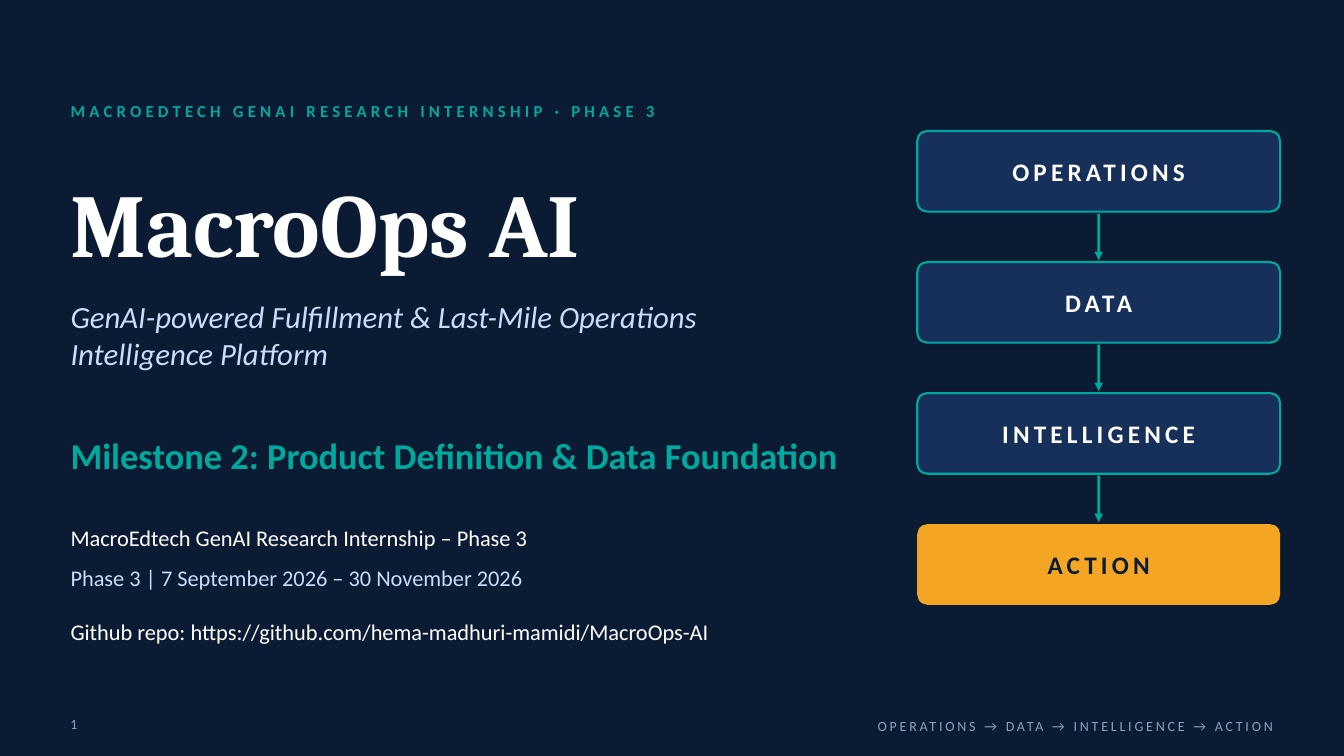
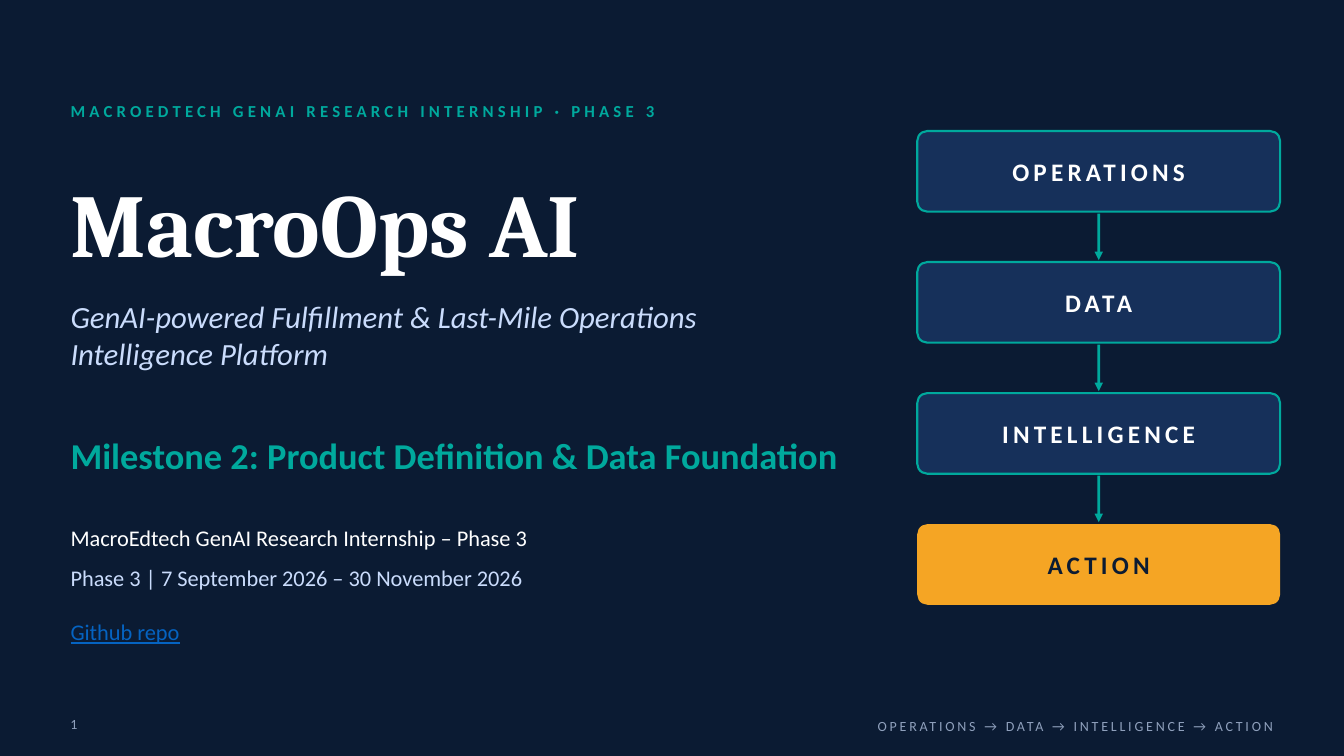
Before and after one commit to hema-madhuri-mamidi/MacroOps-AI, a slide deck: slide 1 of docs/presentations/MacroOps_AI_Milestone2_Review_Final.pptx. Drawn at 1344x756 pixels with LibreOffice and Linux fonts; fonts in the diff are those of the drawing. Boxes give left, top, right and bottom in pixels: in the first picture for what was removed or moved away, otherwise in the second. Text is boxed around its words. In the diff, an @@ line names an element or a change of style, - is before the commit and + after.

```diff
--- a/docs/presentations/MacroOps_AI_Milestone2_Review_Final.pptx
+++ b/docs/presentations/MacroOps_AI_Milestone2_Review_Final.pptx
@@ text at [71,624,179,644]: text changed; text colour #FFFFFF to #0563C1 @@
-Github repo: https://github.com/hema-madhuri-mamidi/MacroOps-AI
+Github repo
```
Also in this commit, not shown: 8 other slides changed.
